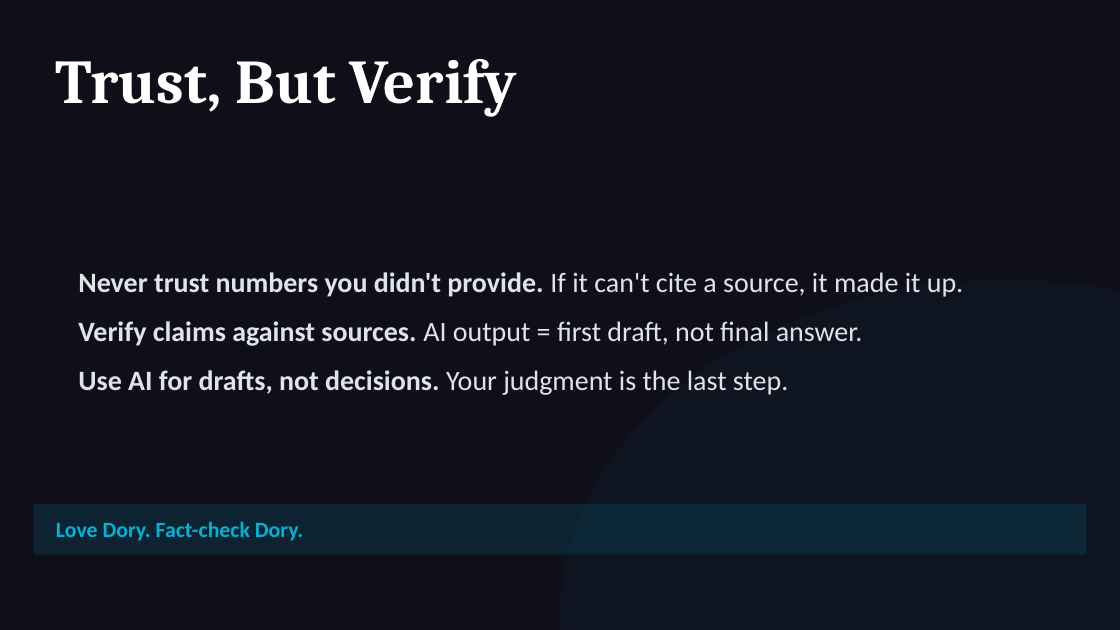
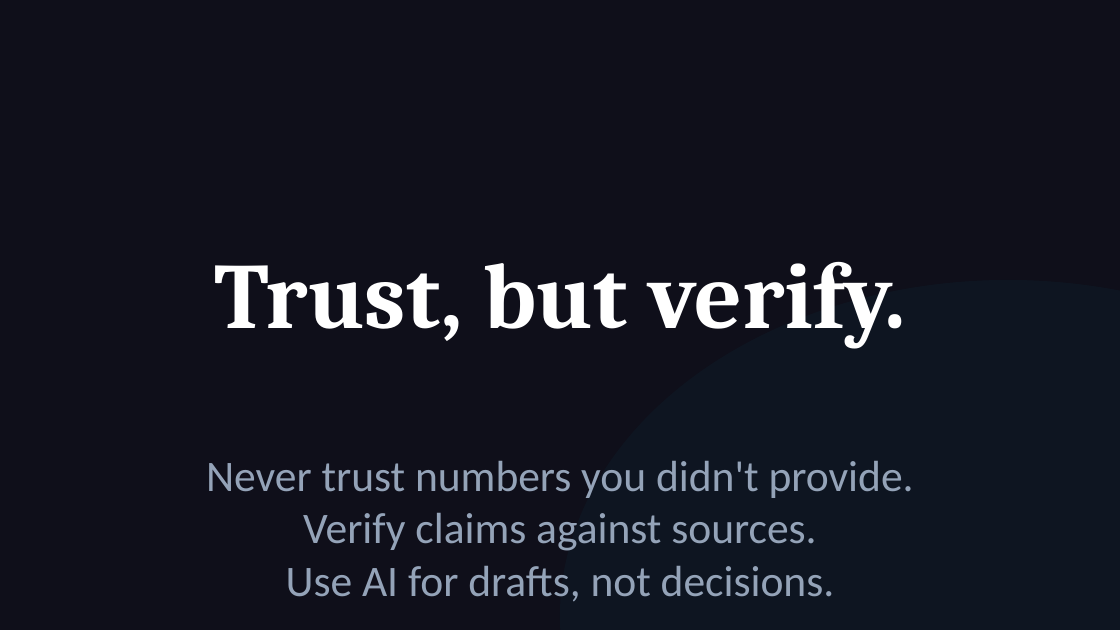
Before and after one commit to michaelengland/ai-best-practices, a slide deck: slide 48 of Getting-Agents-to-Give-Up-Their-Secrets.pptx (slide 34 before the commit). Drawn at 1120x630 pixels with LibreOffice and Linux fonts; fonts in the diff are those of the drawing. Boxes give left, top, right and bottom in pixels: in the first picture for what was removed or moved away, otherwise in the second. Text is boxed around its words. In the diff, an @@ line names an element or a change of style, - is before the commit and + after.

```diff
--- a/Getting-Agents-to-Give-Up-Their-Secrets.pptx
+++ b/Getting-Agents-to-Give-Up-Their-Secrets.pptx
@@ text at box(214, 262, 906, 347): text changed; size 40 to 60 pt @@
-Trust, But Verify
+Trust, but verify.
@@ text "Never trust numbers you didn't ..." at box(206, 461, 914, 602): vertical alignment middle to top @@
@@ text at box(206, 461, 914, 602): text changed; size 18 to 28 pt; text colour #E0E4E8 to #94A3B8 @@
-• Never trust numbers you didn't provide. If it can't cite a source, it made it up.
-• Verify claims against sources. AI output = first draft, not final answer.
-• Use AI for drafts, not decisions. Your judgment is the last step.
+Never trust numbers you didn't provide.
+Verify claims against sources.
+Use AI for drafts, not decisions.
@@ rectangle removed at box(34, 504, 1086, 554) @@
@@ text removed at box(56, 521, 303, 541) @@
-Love Dory. Fact-check Dory.
```
Also in this commit, not shown: 27 other slides changed, 42 slides added, 23 slides removed, 1 other file.
